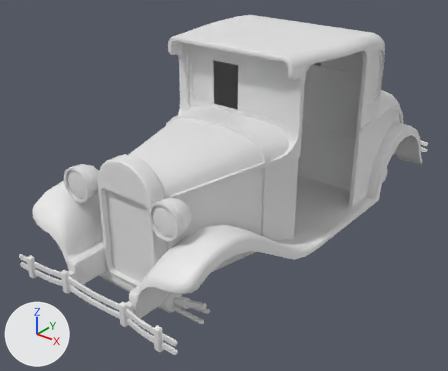
What one commit did to the FBX model Assets/3Dmodels/3Dmodels_Vehicles/3Dmodels_Vehicles_Cars/3Dmodel_Vehicle_Car_Small/3Dmodel_Vehicle_Car_Small.fbx.
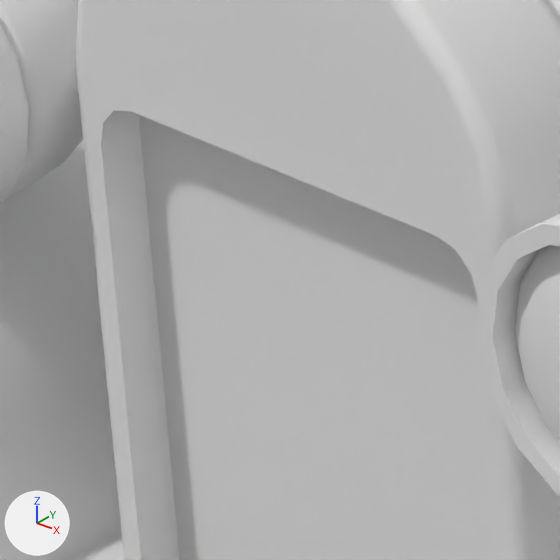
Each version appears first whole from a 50 mm lens placed at (3.25, -4.629, 3.371), pointed at (-0.184, -0.337, 0.71), and next in a close-up on the part from 20% to 35% of the width and 47% to 66% of the height. Every picture has the same lights, and +X, +Y and +Z are marked at lower left. The last two pictures show the newer version. Where no turn or scale is listed for an object, it has been applied to the vertices. Vertices at exactly the same position are counted once.

The older version as bpy lines, for what is in view:
```python
me_vehicle_car_small_base = bpy.data.meshes.new('Vehicle_Car_Small_Base')
me_vehicle_car_small_base.from_pydata(...)  # 3635 vertices, 3969 faces; spans x -0.9..0.9, y -2.24..2.25, z 0.25..2.15
# faces by material slot: [3961, 8]
me_vehicle_car_small_base.materials.append(mat_material_vehicle_car_small)  # white #e7e7e7
me_vehicle_car_small_base.materials.append(mat_material_vehicle_car_small_window)  # white #e7e7e7
ob_vehicle_car_small_base = bpy.data.objects.new('Vehicle_Car_Small_Base', me_vehicle_car_small_base)
ob_vehicle_car_small_base.location = (0.0, 0.0, 0.0)
```
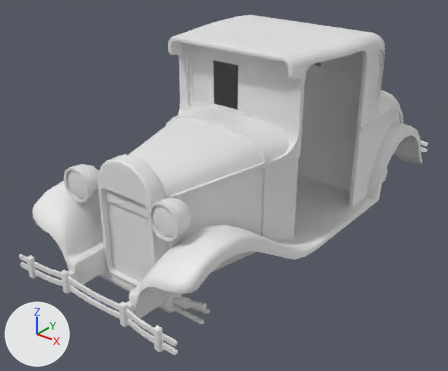
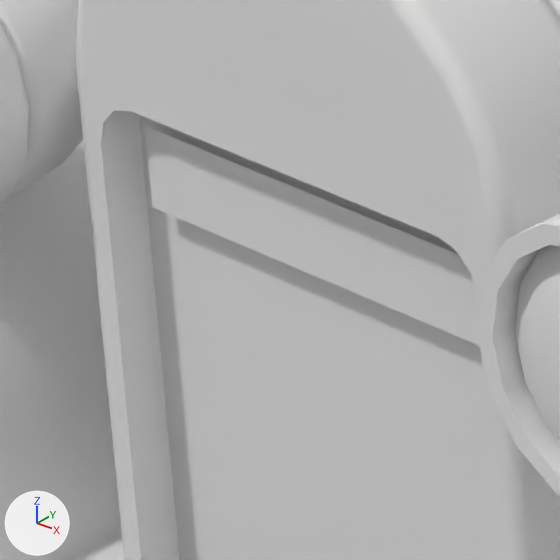
Commit message: Updated car models

Pixel boxes [x1, y1, x2, y2] of what changed, in the close-ups (560 x 560 px):
part 1 of me_vehicle_car_small_base, added: after [145, 126, 480, 346]

The edits, one by one:
me_vehicle_car_small_base is used by ob_vehicle_car_small_base; location (0.0, 0.0, 0.0).
me_vehicle_car_small_base had 3635 vertices, 3969 faces and spanned x -0.9..0.9, y -2.24..2.25, z 0.25..2.15.
me_vehicle_car_small_base now has 3641 vertices, 3971 faces and spans x -0.9..0.9, y -2.24..2.25, z 0.25..2.15.
me_vehicle_car_small_base part 1: the loose piece of 6 vertices spanning x -0.56..0.56, y -0.37, z 1.5..1.97 is copied, and the copy is scaled about its middle by (0.407, 0, 0.191), then moved by (0.0, -1.4, -0.58), in mat_material_vehicle_car_small (white #e7e7e7); it spans x -0.23..0.23, y -1.77, z 1.11..1.2.
